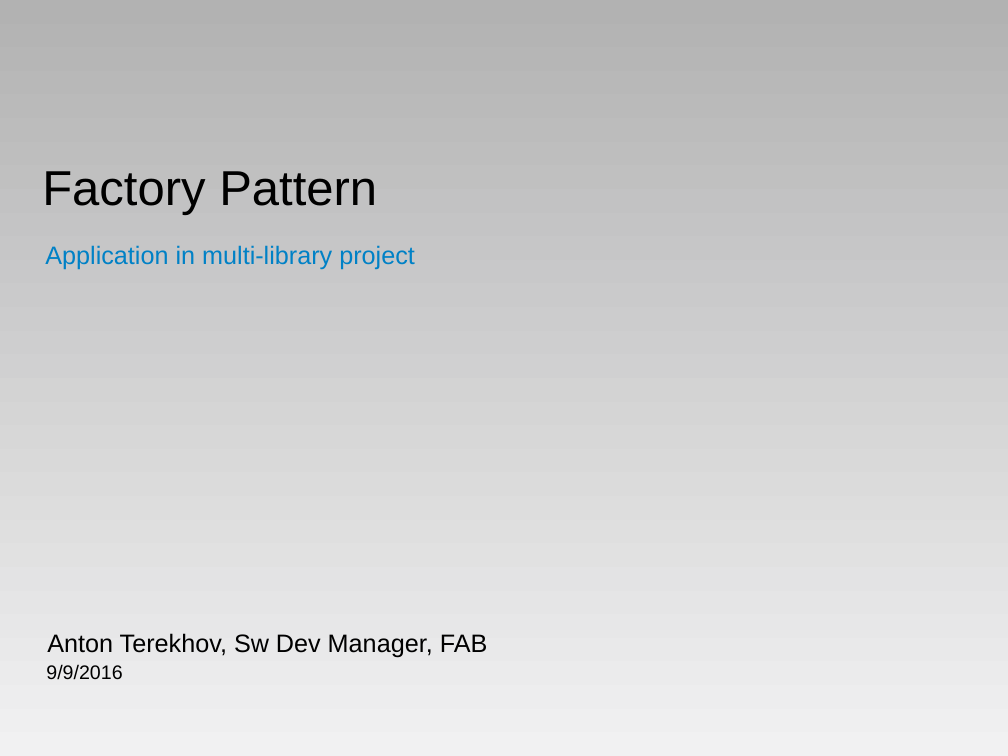
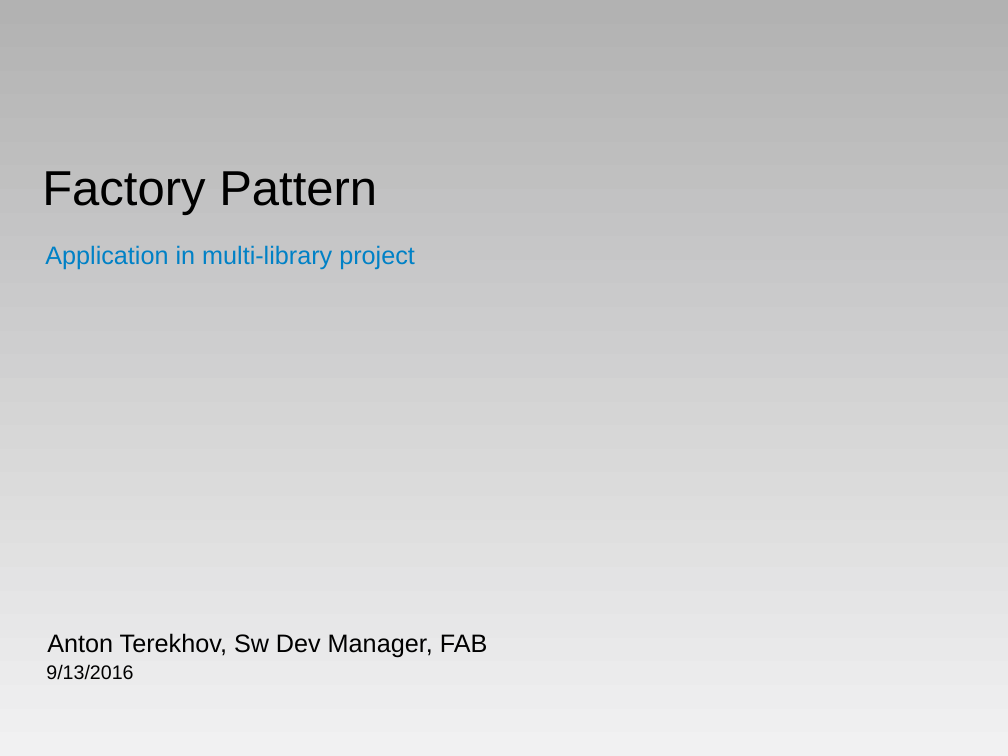
Before and after one commit to garlyon/MeetUp, a slide deck: slide 1 of Factory/Factory.pptx. Drawn at 1008x756 pixels with LibreOffice and Linux fonts; fonts in the diff are those of the drawing; background and template pictures are left out. Boxes give left, top, right and bottom in pixels: in the first picture for what was removed or moved away, otherwise in the second. Text is boxed around its words. In the diff, an @@ line names an element or a change of style, - is before the commit and + after.

```diff
--- a/Factory/Factory.pptx
+++ b/Factory/Factory.pptx
@@ text at (x1=46, y1=664, x2=133, y2=680): text changed @@
-9/9/2016
+9/13/2016
```
Also in this commit, not shown: 5 other slides changed.
